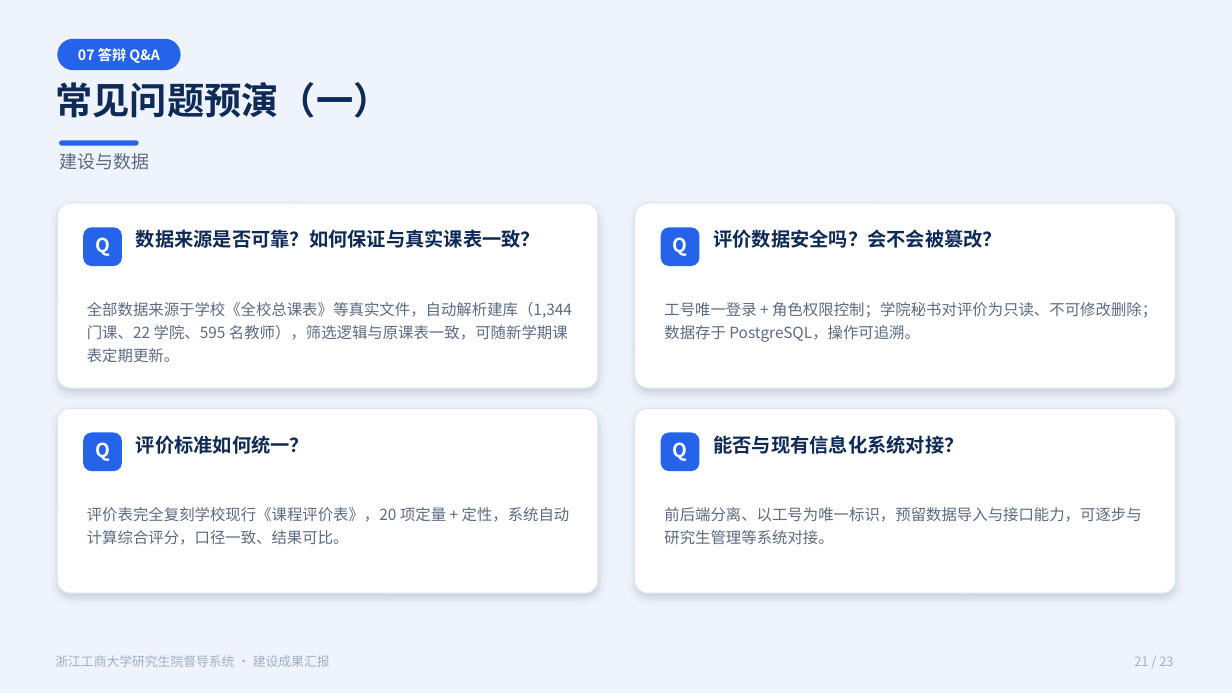
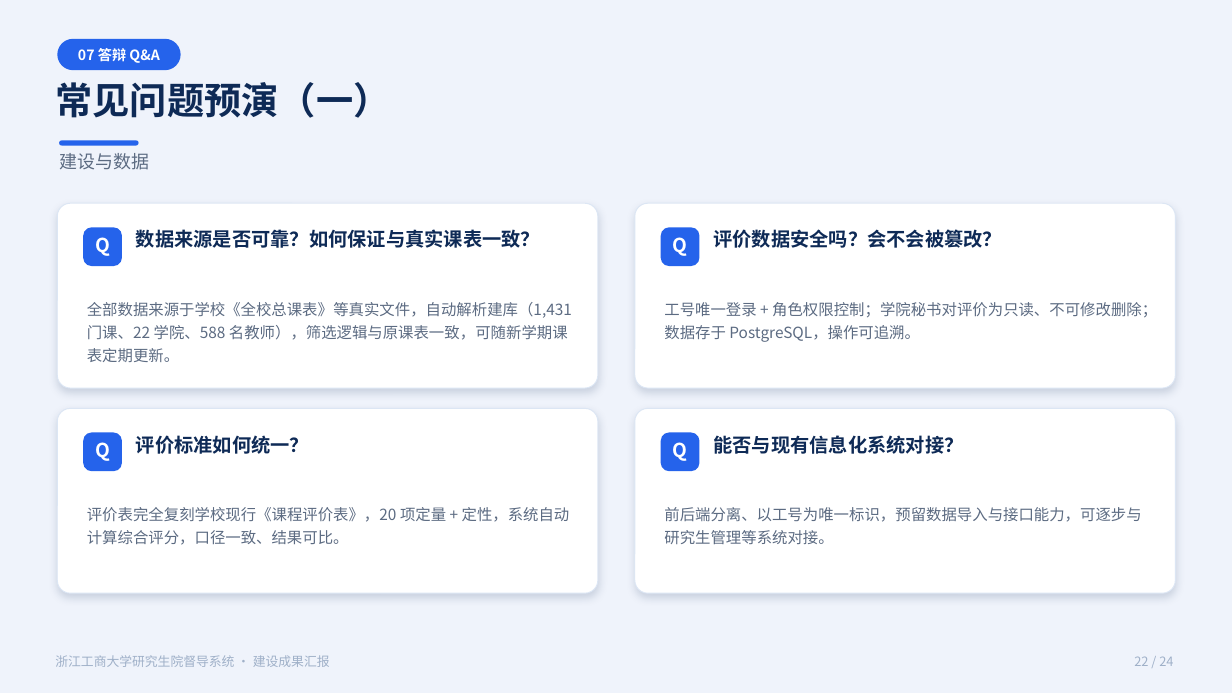
Before and after one commit to 1739467001-svg/example-of-report, a slide deck: slide 22 of slides/督导系统建设成果汇报.pptx (slide 21 before the commit). Drawn at 1232x693 pixels with LibreOffice and Linux fonts; fonts in the diff are those of the drawing. Boxes give left, top, right and bottom in pixels: in the first picture for what was removed or moved away, otherwise in the second. Text is boxed around its words. In the diff, an @@ line names an element or a change of style, - is before the commit and + after.

```diff
--- a/slides/督导系统建设成果汇报.pptx
+++ b/slides/督导系统建设成果汇报.pptx
@@ text at [87,302,572,362]: text changed @@
-全部数据来源于学校《全校总课表》等真实文件，自动解析建库（1,344 门课、22 学院、595 名教师），筛选逻辑与原课表一致，可随新学期课表定期更新。
+全部数据来源于学校《全校总课表》等真实文件，自动解析建库（1,431 门课、22 学院、588 名教师），筛选逻辑与原课表一致，可随新学期课表定期更新。
@@ text at [1134,656,1173,666]: text changed @@
-21 / 23
+22 / 24
```
Also in this commit, not shown: 20 other slides changed, 1 slide added, 16 other files.
